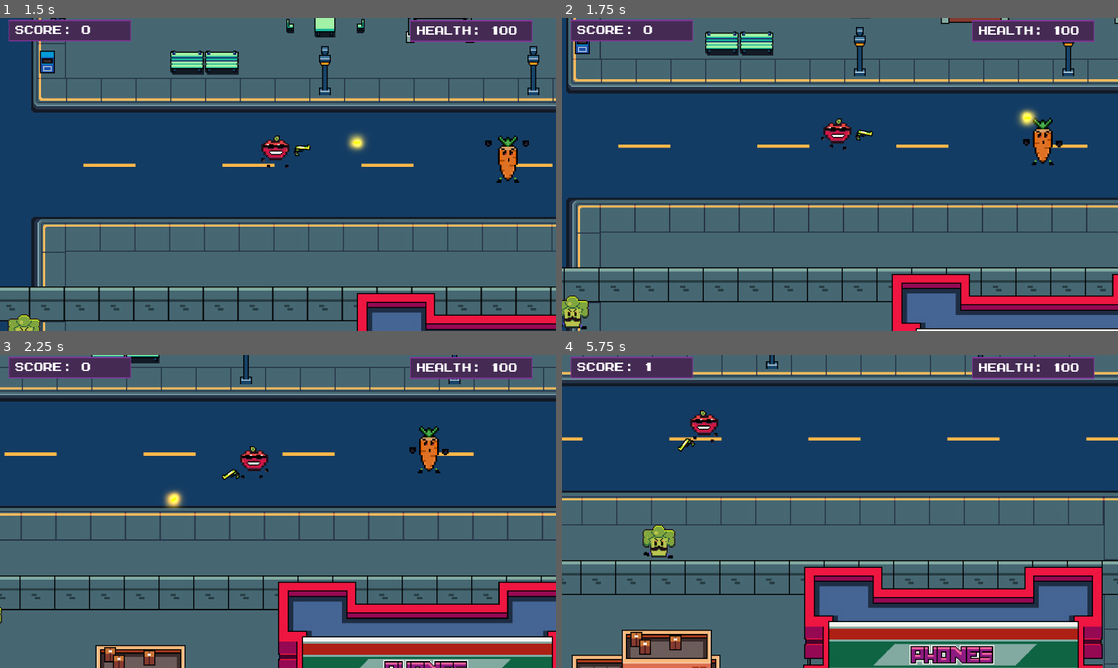
Above: before the commit, frames 1-4 (two rows, left to right).
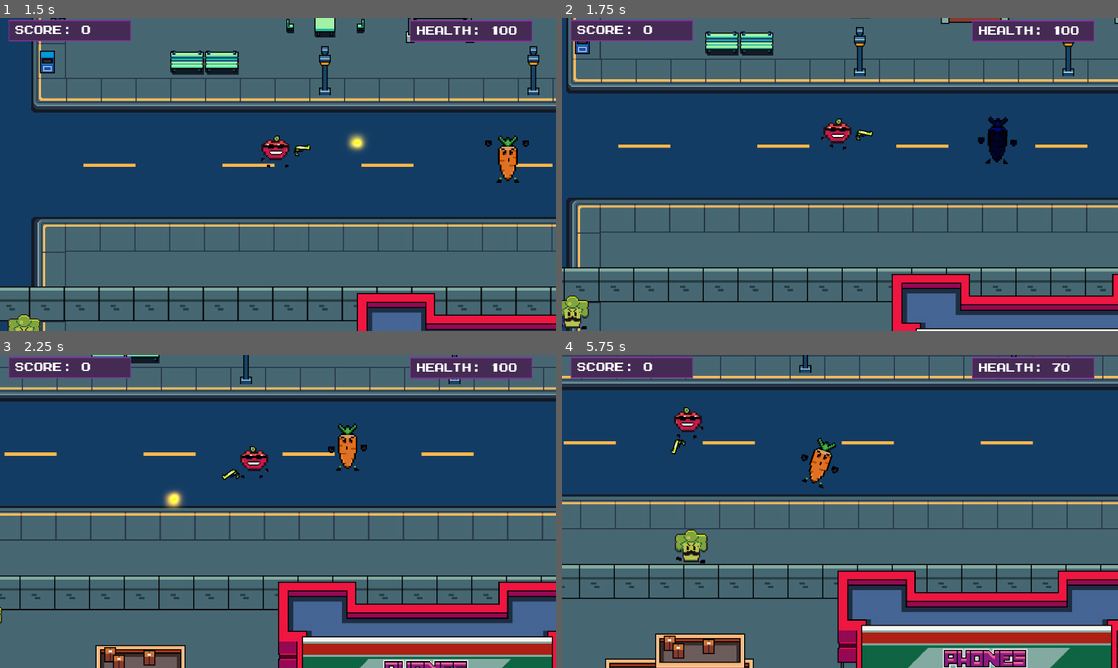
Above: after the commit, the same moments.

Repository: George-Nizor/Apple-Man-Sam
Game: Godot game, scene res://Scenes/Menus/main_menu.tscn
Two runs of this game, one before a commit and one after it. Both use one fixed random seed, a clock stepped at 60 frames per second and the inputs below. Sound files missing from this copy of the repository are replaced by a short silence.
Inputs (mouse positions are in pixels of both pictures, inside the frame that each line leads up to):
- Up to frame 1 (1.5 s): click "Play" at 0.5 s; move the mouse to (400, 158) at 1.27 s; hold D (right) from 1.28 s (still down); click (400, 158) at 1.35 s
- Up to frame 2 (1.75 s): keep holding D (right)
- Up to frame 3 (2.25 s): move the mouse to (166, 527) at 2.02 s; release D (right) at 2.03 s; hold S (down) from 2.03 s (still down); click (166, 527) at 2.1 s
- Up to frame 4 (5.75 s): move the mouse to (895, 442) at 2.77 s; release S (down) at 2.78 s; hold D (right) 2.78-3.53 s; click (895, 442) at 2.85 s; move the mouse to (812, 574) at 3.52 s; hold W (up) 3.53-4.28 s; click (812, 574) at 3.6 s; move the mouse to (1006, 558) at 4.27 s; hold A (left) from 4.28 s (still down); click (1006, 558) at 4.35 s; move the mouse to (673, 464) at 5.02 s; click (673, 464) at 5.1 s

Frame 1 is identical in both runs. In frame 2, 1.1% of the frame differs, in the area x 74-90%, y 28-48%; in frame 3, 1.0%; in frame 4, 34%, in the area x 0-100%, y 0-100%.

Commit message:
Added carrot man to enemy spawner - initially spawns one carrot after every 3 broccolis

Diff:
--- a/top-down-v2/Scenes/Components/health_component.gd
+++ b/top-down-v2/Scenes/Components/health_component.gd
@@ -20,6 +20,8 @@
 		update_health.emit()
 		# took_damage_2.emit(3) # in case of emergency
 	if health <= 0 and get_parent().has_method('Enemy'):
+		if get_parent().has_method('Enemy2'):
+			GlobalStuff.SCORE += 2 # if enemy is a carrot man, add 2 to the score, so the total becomes 3 points per kill
 		GlobalStuff.SCORE += 1
 		# Instantiate the particle effect
 		var hit_effect_instance = hit_effect.instantiate()
--- a/top-down-v2/Scenes/Entities/enemy_2.tscn
+++ b/top-down-v2/Scenes/Entities/enemy_2.tscn
@@ -72,6 +72,7 @@
 
 [node name="enemy_2_health" type="Node2D" parent="."]
 script = ExtResource("3_d7j75")
+max_health = 200
 
 [node name="enemy_2_hitbox" type="Area2D" parent="." node_paths=PackedStringArray("health_component")]
 collision_layer = 2
@@ -88,7 +89,6 @@
 shape = SubResource("CapsuleShape2D_06wpc")
 
 [node name="dash_timer" type="Timer" parent="."]
-wait_time = 2.0
 
 [node name="dash_duration_timer" type="Timer" parent="."]
 wait_time = 0.5
--- a/top-down-v2/Scenes/Levels/spawner_manager.gd
+++ b/top-down-v2/Scenes/Levels/spawner_manager.gd
@@ -2,12 +2,23 @@
 
 @onready var spawners : Array
 @onready var enemy = preload("res://Scenes/Entities/enemies/enemy.tscn")
+@onready var enemy2 = preload("res://Scenes/Entities/enemy_2.tscn")
 @onready var can_spawn: bool = true
 @onready var spawn_timer: Timer = $SpawnTimer
+var broc_counter: int = 0
 
 func _ready() -> void:
 	spawners = get_all_children(self)
 	pass
+
+func select_enemy():
+	if broc_counter > 3:
+		broc_counter = 0
+		return enemy2
+	else:
+		broc_counter += 1
+		return enemy
+
 
 func get_all_children(node: Node):
 	var _spawners: Array
@@ -18,7 +29,7 @@
 
 func spawn_enemy(spawner_list):
 	var selected_spawner: Marker2D
-	var enemy = enemy.instantiate()
+	var enemy = select_enemy().instantiate()
 	selected_spawner = spawner_list[randi() % spawner_list.size()]
 	enemy.global_position = selected_spawner.global_position
 	get_parent().add_child(enemy)
--- a/top-down-v2/enemy_2.gd
+++ b/top-down-v2/enemy_2.gd
@@ -12,8 +12,7 @@
 @export var attack_damage = 30
 
 func _ready() -> void:
-
-	dash_timer.start(2.0)  # Dash every 2 seconds
+	dash_timer.start()
 
 func _physics_process(delta: float) -> void:
 	if dashing:
@@ -47,9 +46,6 @@
 func _on_dash_timer_timeout() -> void:
 	dash_toward_player()
 
-func Enemy():
-	pass
-
 
 func _on_attack_box_area_entered(area: Area2D) -> void:
 	if area is Hitboxcomponent and can_attack == true:
@@ -67,3 +63,8 @@
 
 func _on_attack_cd_timeout() -> void:
 	can_attack = true
+
+func Enemy():
+	pass
+func Enemy2():
+	pass
